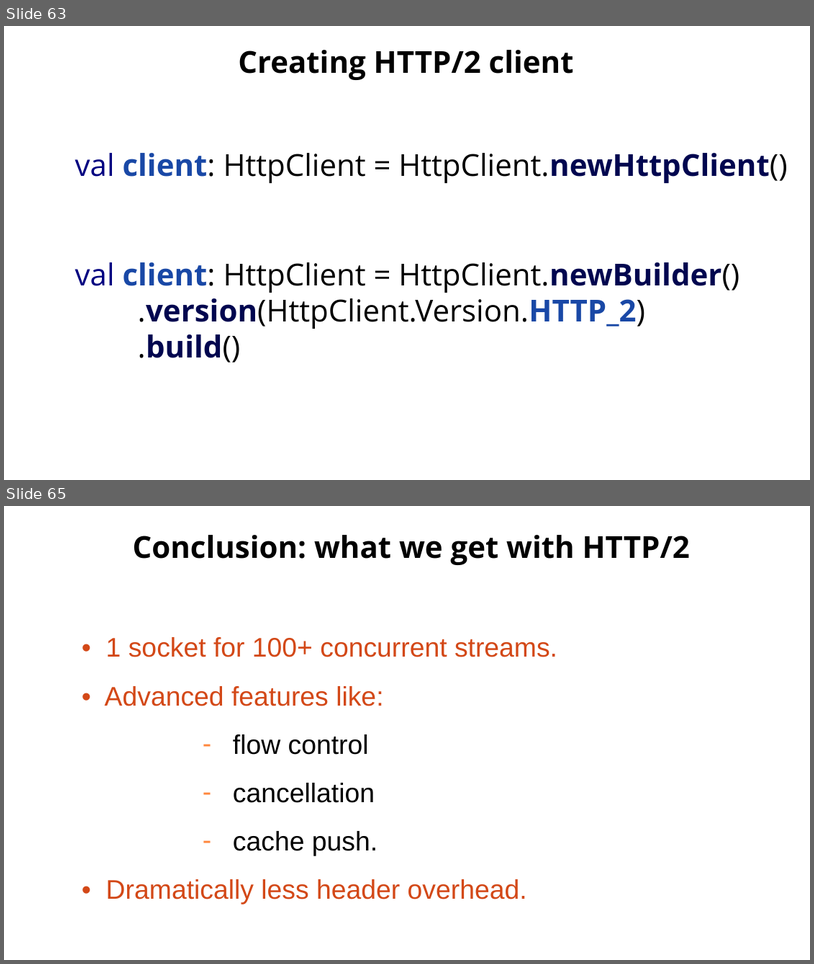
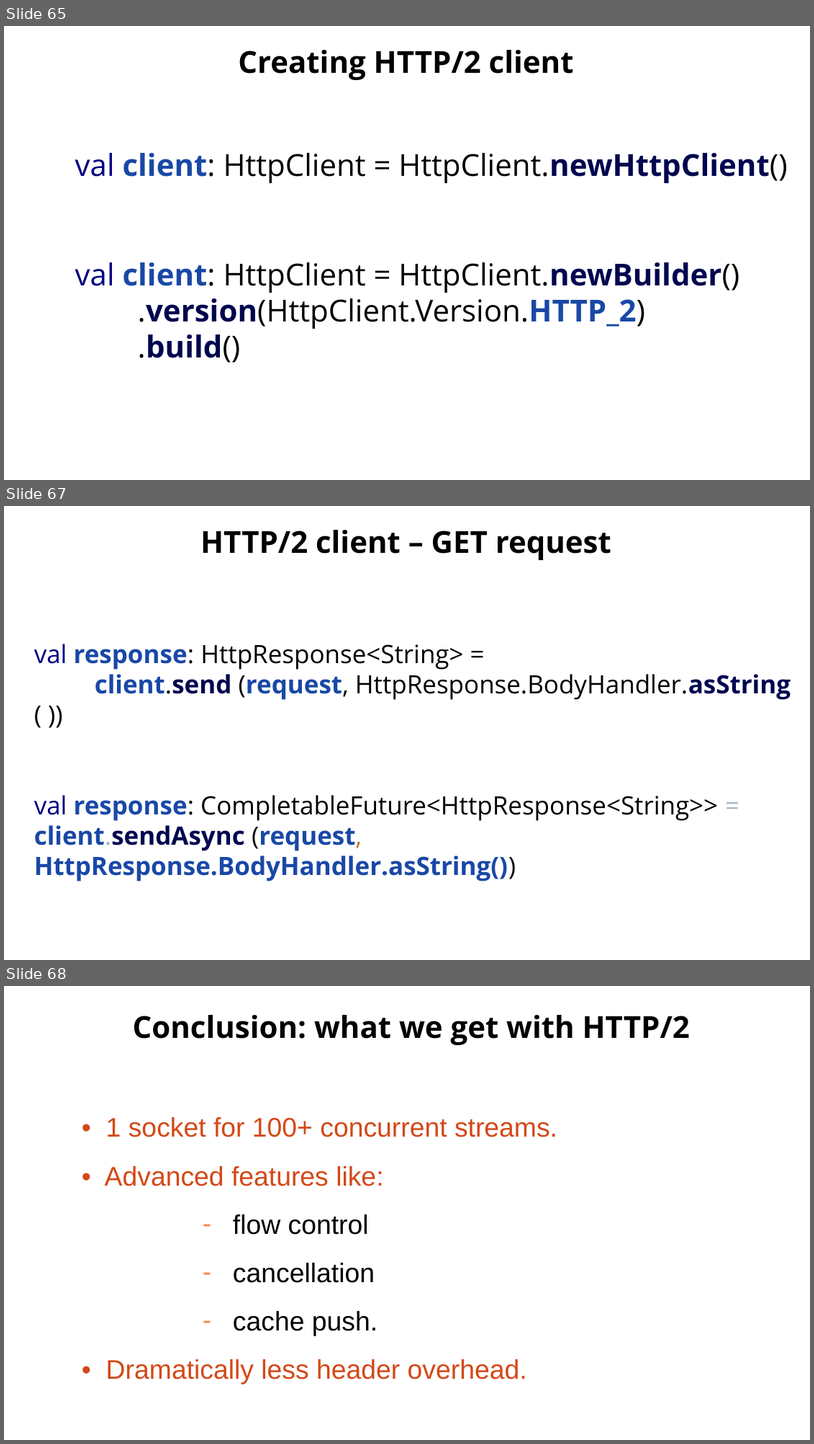
Before and after one commit to Zenon8/http2-inv, a slide deck: presentation/Http2 - Kotlin.pptx. Shown one above the other, each under a label of ours: slides 63 and 65 before the commit, slides 65, 67 and 68 after it; the slides between them are not shown. The pictures are 814x964 and 814x1444 pixels, drawn with LibreOffice and Linux fonts; fonts in the diff are those of the drawing; background and template pictures are left out. Boxes give left, top, right and bottom in pixels: in the first picture for what was removed or moved away, otherwise in the second. Text is boxed around its words. In the diff, an @@ line names an element or a change of style, - is before the commit and + after.

```diff
--- a/presentation/Http2 - Kotlin.pptx
+++ b/presentation/Http2 - Kotlin.pptx
@@ slide 67 added at [4,506,810,960], background #FFFFFF; not listed: 1 template element that a slide beside it also shows @@
@@ text added at [201,530,612,560], 36 pt, text #000000, bold @@
+HTTP/2 client – GET request
@@ text added at [34,644,791,881], 30 pt, text #000000 @@
+val response: HttpResponse<String> =
+client.send (request, HttpResponse.BodyHandler.asString ( ))
+val response: CompletableFuture<HttpResponse<String>> = client.sendAsync (request, HttpResponse.BodyHandler.asString())
@@ what was slide 63 is now slide 65 @@
@@ what was slide 65 is now slide 68 @@
```
Also in this commit, not shown: 7 slides changed, 6 other slides added, 4 slides removed, 4 other files.
